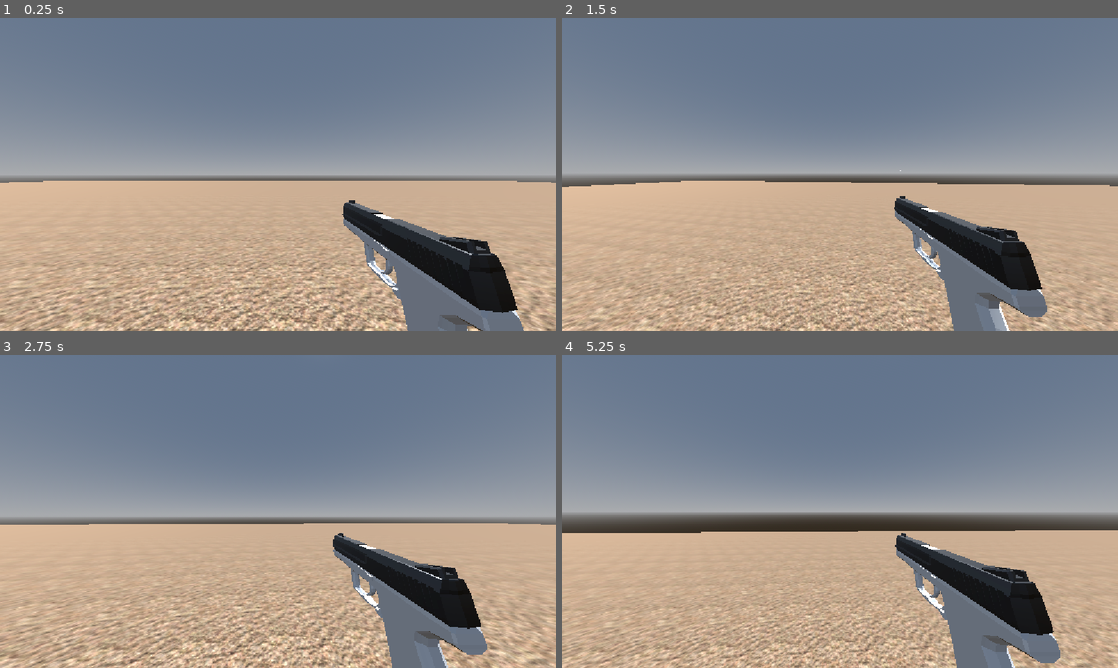
Above: before the commit, frames 1-4 (two rows, left to right).
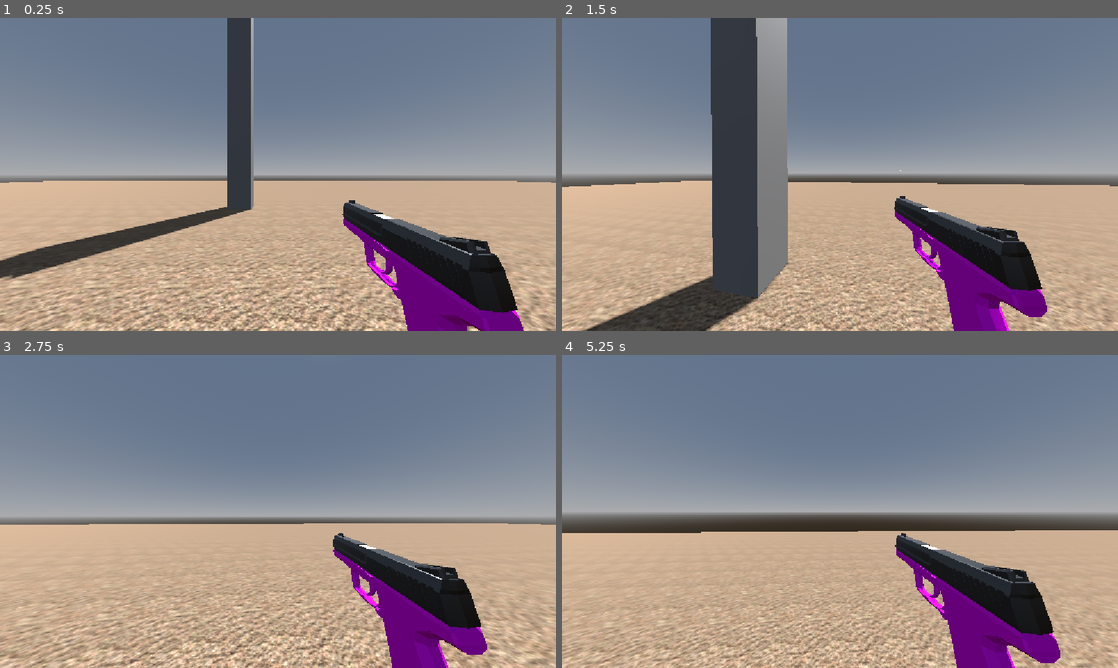
Above: after the commit, the same moments.

Repository: alekspech/first-person-shooter
Game: Godot game, scene res://world.tscn
The game is run twice, just before and just after one commit, with the same random seed, the same clock (stepped at 60 frames per second) and the same inputs.
Inputs (mouse positions are in pixels of both pictures, inside the frame that each line leads up to):
- Up to frame 1 (0.25 s): no input
- Up to frame 2 (1.5 s): move the mouse to (867, 174) at 0.52 s; press the mouse at (867, 174) at 0.53 s; hold W (move_forward) from 0.53 s (still down); tap Space (jump) at 0.77 s; move the mouse to (812, 174) at 1.27 s; release the mouse at (812, 174) at 1.28 s; tap Shift (sprint) at 1.35 s
- Up to frame 3 (2.75 s): keep holding W (move_forward); tap Space (jump) at 1.52 s; move the mouse to (289, 505) at 2.02 s; press the mouse at (289, 505) at 2.03 s
- Up to frame 4 (5.25 s): keep holding W (move_forward); move the mouse to (834, 517) at 2.77 s; release the mouse at (834, 517) at 2.78 s; tap Shift (sprint) at 2.85, 4.35 s; tap Space (jump) at 3.02, 3.77, 4.52 s; move the mouse to (878, 514) at 3.52 s; press the mouse at (878, 514) at 3.53 s; move the mouse to (795, 508) at 4.27 s; release the mouse at (795, 508) at 4.28 s; move the mouse to (845, 511) at 5.02 s; press the mouse at (845, 511) at 5.03 s

The runs differ from the first frame. In frame 1, 8.5% of the frame differs, in the area x 0-95%, y 0-100%; in frame 2, 17%, in the area x 3-88%, y 0-100%; in frame 3, 3.2%; in frame 4, 3.4%.

Commit message:
колизия пули со стенами есть ошшибка что пули проходят сквозь ообьекты

Diff:
--- a/Scenes/bullet.tscn
+++ b/Scenes/bullet.tscn
@@ -10,13 +10,43 @@
 
 [sub_resource type="BoxMesh" id="BoxMesh_xrivr"]
 material = SubResource("StandardMaterial3D_xrivr")
-size = Vector3(0.1, 0.1, 1)
+size = Vector3(0.1, 0.1, 0.5)
+
+[sub_resource type="StandardMaterial3D" id="StandardMaterial3D_b1lj4"]
+albedo_color = Color(1, 0.9764706, 0.41568628, 1)
+emission_enabled = true
+emission = Color(0, 0.90270567, 2.3102762e-06, 1)
+emission_energy_multiplier = 8.0
+
+[sub_resource type="ParticleProcessMaterial" id="ParticleProcessMaterial_njqwk"]
+direction = Vector3(0, 0, 1)
+initial_velocity_min = 3.0
+initial_velocity_max = 5.0
+
+[sub_resource type="BoxMesh" id="BoxMesh_13qdw"]
+size = Vector3(0.04, 0.04, 0.04)
 
 [node name="Bullet" type="Node3D" unique_id=1375358853]
 script = ExtResource("1_xjght")
 
 [node name="RayCast3D" type="RayCast3D" parent="." unique_id=1007799414]
-target_position = Vector3(0, 0, -0.6)
+target_position = Vector3(0, 0, -0.3)
 
 [node name="MeshInstance3D" type="MeshInstance3D" parent="." unique_id=1866333979]
 mesh = SubResource("BoxMesh_xrivr")
+
+[node name="GPUParticles3D" type="GPUParticles3D" parent="." unique_id=1421659926]
+transform = Transform3D(-0.9932317, 0, 0.11615014, 0, 1, 0, -0.11615014, 0, -0.9932317, 0, 0, 0.28811827)
+material_override = SubResource("StandardMaterial3D_b1lj4")
+emitting = false
+one_shot = true
+explosiveness = 1.0
+process_material = SubResource("ParticleProcessMaterial_njqwk")
+draw_pass_1 = SubResource("BoxMesh_13qdw")
+
+[node name="Timer" type="Timer" parent="." unique_id=1631577694]
+wait_time = 10.0
+one_shot = true
+autostart = true
+
+[connection signal="timeout" from="Timer" to="." method="_on_timer_timeout"]
--- a/Scenes/usp.tscn
+++ b/Scenes/usp.tscn
@@ -1,6 +1,9 @@
 [gd_scene format=3 uid="uid://tkqowjlmh418"]
 
 [ext_resource type="PackedScene" uid="uid://jcbue1ugn0b0" path="res://Models/USP/USP.fbx" id="1_bwxv3"]
+
+[sub_resource type="StandardMaterial3D" id="StandardMaterial3D_bwxv3"]
+albedo_color = Color(1, 0, 1, 1)
 
 [sub_resource type="StandardMaterial3D" id="StandardMaterial3D_aqk2v"]
 albedo_color = Color(0.3779188, 0.3779189, 0.37791875, 1)
@@ -9,7 +12,7 @@
 roughness = 0.29
 
 [sub_resource type="Animation" id="Animation_bwxv3"]
-length = 0.001
+length = 0.16999999999999998
 tracks/0/type = "value"
 tracks/0/imported = false
 tracks/0/enabled = true
@@ -17,7 +20,7 @@
 tracks/0/interp = 1
 tracks/0/loop_wrap = true
 tracks/0/keys = {
-"times": PackedFloat32Array(0),
+"times": PackedFloat32Array(0.06666667),
 "transitions": PackedFloat32Array(1),
 "update": 0,
 "values": [Vector3(0, 0, 0)]
@@ -48,6 +51,9 @@
 [node name="USP" unique_id=616665079 instance=ExtResource("1_bwxv3")]
 transform = Transform3D(0.1, 0, 0, 0, 0.1, 0, 0, 0, 0.1, 0, 0, 0)
 
+[node name="Cube_001" parent="." index="2" unique_id=912457616]
+surface_material_override/0 = SubResource("StandardMaterial3D_bwxv3")
+
 [node name="Cube" parent="." index="3" unique_id=938295999]
 surface_material_override/0 = SubResource("StandardMaterial3D_aqk2v")
 
--- a/bullet.gd
+++ b/bullet.gd
@@ -2,6 +2,7 @@
 const SPEED = 400.0
 @onready var mesh = $MeshInstance3D
 @onready var ray = $RayCast3D
+@onready var particles = $GPUParticles3D
 
 # Called when the node enters the scene tree for the first time.
 func _ready() -> void:
@@ -11,3 +12,11 @@
 # Called every frame. 'delta' is the elapsed time since the previous frame.
 func _process(delta: float) -> void:
 	position += transform.basis * Vector3(0,0,-SPEED) * delta
+	if ray.is_colliding():
+		mesh.visible = false
+		particles.emitting = true
+		await get_tree().create_timer(1.0).timeout
+		queue_free()
+
+func _on_timer_timeout() -> void:
+	queue_free()
--- a/world.tscn
+++ b/world.tscn
@@ -105,3 +105,8 @@
 transform = Transform3D(1, 0, 0, 0, 1, 0, 0, 0, 1, -0.73410654, 3.6810496, 13.283808)
 use_collision = true
 size = Vector3(3, 1, 2)
+
+[node name="CSGBox3D9" type="CSGBox3D" parent="." unique_id=807815339]
+transform = Transform3D(1, 0, 0, 0, 1, 0, 0, 0, 1, -1.5727925, 4.520968, -7.3645244)
+use_collision = true
+size = Vector3(1, 10, 1)
